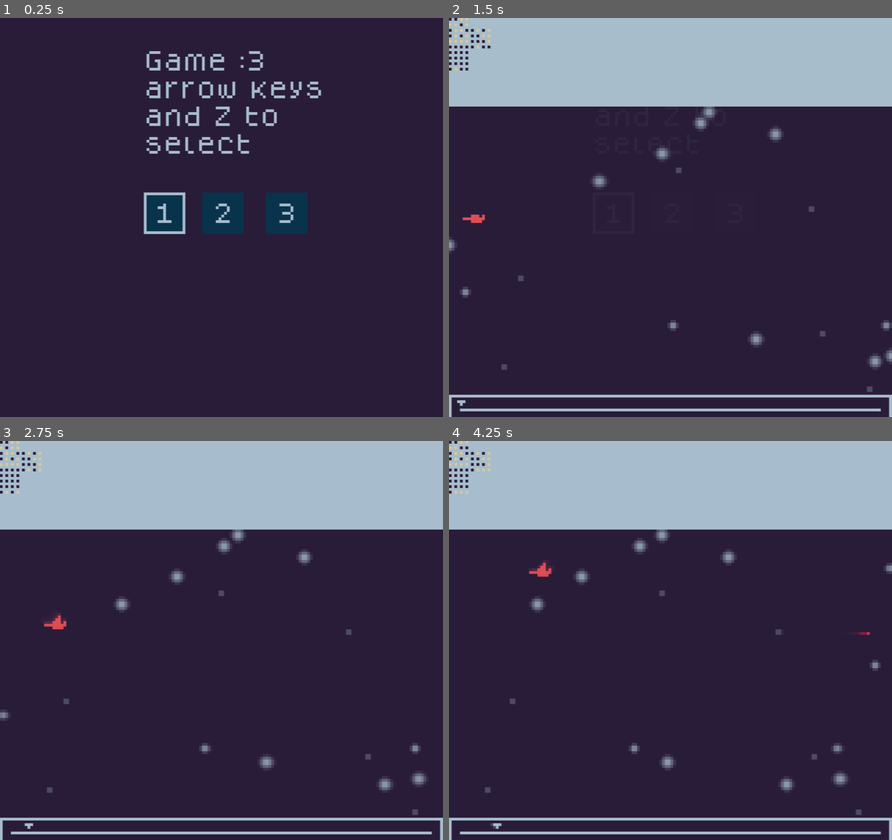
Above: before the commit, frames 1-4 (two rows, left to right).
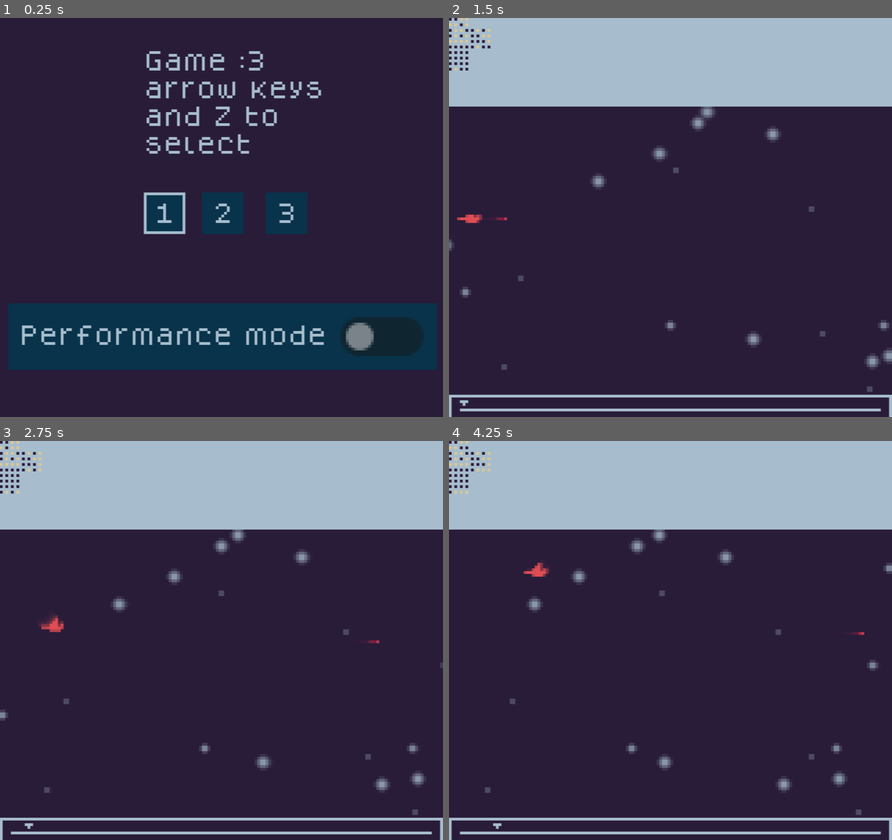
Above: after the commit, the same moments.

Repository: SmallConfusion/Redbird
Game: Godot game, scene res://main.tscn
The game is run twice, just before and just after one commit, with the same random seed, the same clock (stepped at 60 frames per second) and the same inputs. Sound files missing from this copy of the repository are replaced by a short silence.
Inputs:
- Up to frame 1 (0.25 s): no input
- Up to frame 2 (1.5 s): tap Enter at 0.5 s; hold Right (Right) 0.53-1.28 s; hold Down (Fall) 0.53-1.28 s; tap Up (Flap) at 0.77, 1.07 s; tap Space at 1.25 s; hold Left (Left) from 1.28 s (still down); tap Z (Fire) at 1.35 s
- Up to frame 3 (2.75 s): tap Up (Flap) at 1.52, 1.82 s; release Left (Left) at 2.03 s; hold Right (Right) from 2.03 s (still down); hold Down (Fall) from 2.03 s (still down)
- Up to frame 4 (4.25 s): release Down (Fall) at 2.78 s; tap Z (Fire) at 2.85 s; tap Up (Flap) at 3.02, 3.32, 3.77, 4.07 s; release Right (Right) at 3.53 s; hold Left (Left) from 3.53 s (still down); hold Down (Fall) from 3.53 s (still down)

The runs differ from the first frame. In frame 1, 16% of the frame differs, in the area x 1-99%, y 71-89%; in frame 2, 0.7%; in frame 3, 0.6%; in frame 4, 0.8%.

Commit message:
Added performance mode

Diff:
--- a/main.gd
+++ b/main.gd
@@ -54,3 +54,7 @@
 
 func _input(event):
 	%SubViewport.push_input(event)
+
+
+func set_performance_mode(state):
+	$PostProcessing.visible = state
--- a/menu/menu.gd
+++ b/menu/menu.gd
@@ -11,3 +11,7 @@
 	for button in get_children(true):
 		if button is LoadButton:
 			button.init(scene_manager)
+
+
+func _on_check_button_toggled(toggled_on):
+	scene_manager.set_performance_mode(not toggled_on)
--- a/menu/menu.tscn
+++ b/menu/menu.tscn
@@ -66,3 +66,13 @@
 "
 script = ExtResource("2_og1g8")
 level = 2
+
+[node name="CheckButton" type="CheckButton" parent="."]
+layout_mode = 0
+offset_left = 3.0
+offset_top = 103.0
+offset_right = 158.0
+offset_bottom = 127.0
+text = "Performance mode"
+
+[connection signal="toggled" from="CheckButton" to="." method="_on_check_button_toggled"]
